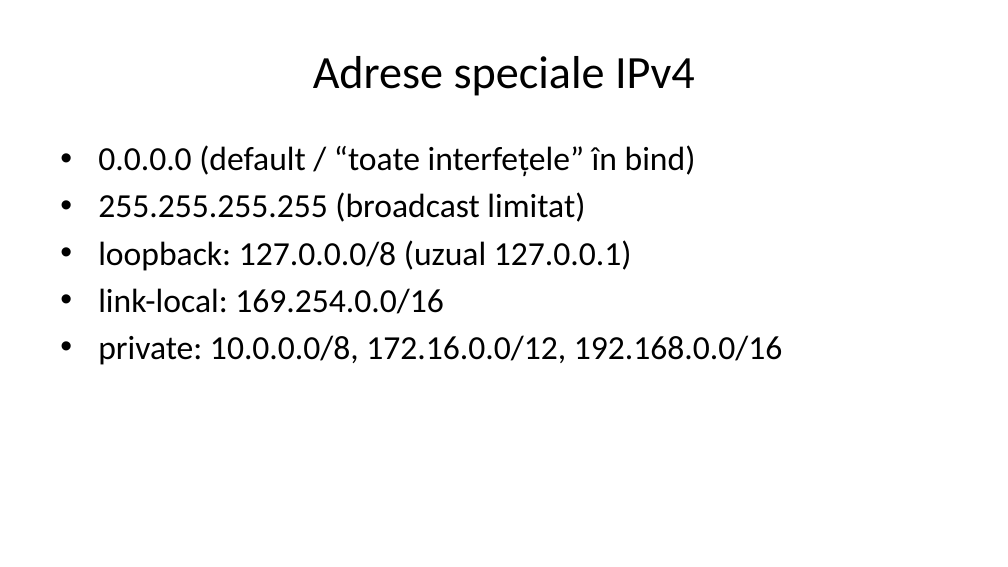
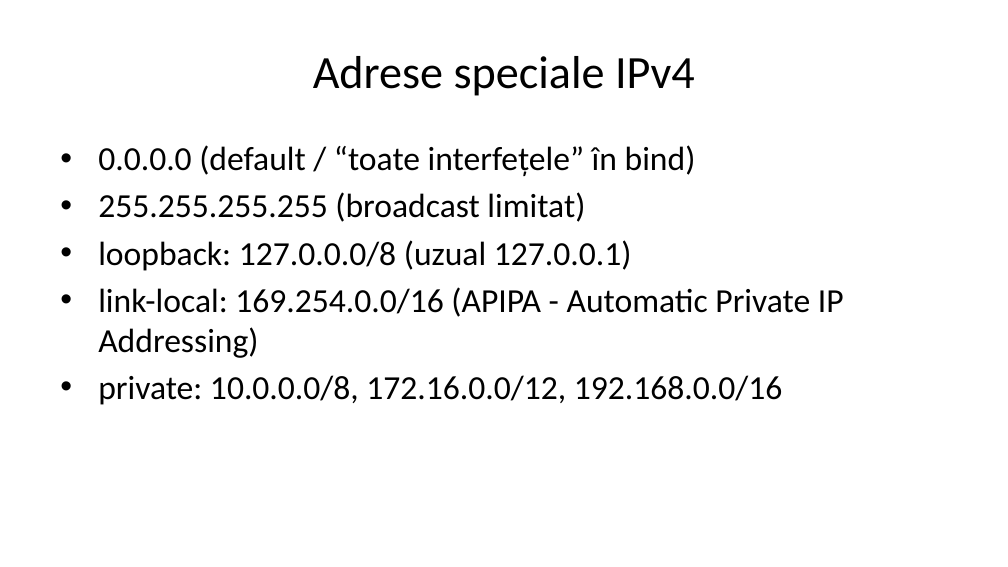
Before and after one commit to hypothetical-andrei/compnet-live-2026, a slide deck: slide 22 of c5/c5-nivelul-retea-adresare.pptx. Drawn at 1008x567 pixels with LibreOffice and Linux fonts; fonts in the diff are those of the drawing. Boxes give left, top, right and bottom in pixels: in the first picture for what was removed or moved away, otherwise in the second. Text is boxed around its words. In the diff, an @@ line names an element or a change of style, - is before the commit and + after.

```diff
--- a/c5/c5-nivelul-retea-adresare.pptx
+++ b/c5/c5-nivelul-retea-adresare.pptx
@@ text at (98, 287, 844, 358): text changed @@
-• link-local: 169.254.0.0/16
+• link-local: 169.254.0.0/16 (APIPA - Automatic Private IP Addressing)
```
Also in this commit, not shown: 2 slides added, 5 other files.
